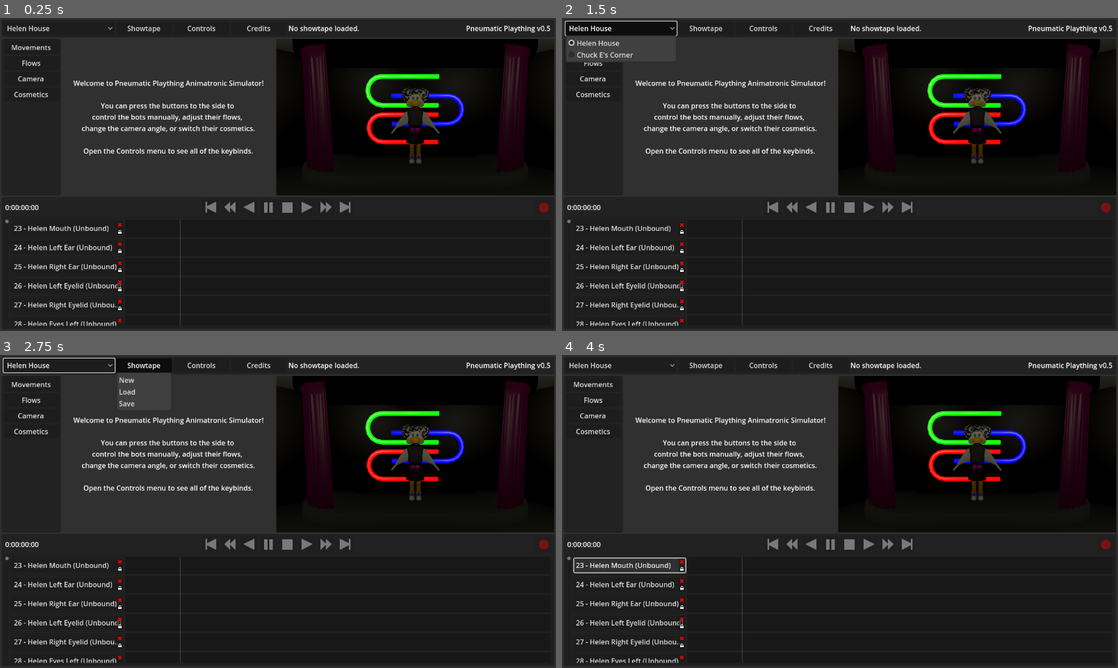
Above: before the commit, frames 1-4 (two rows, left to right).
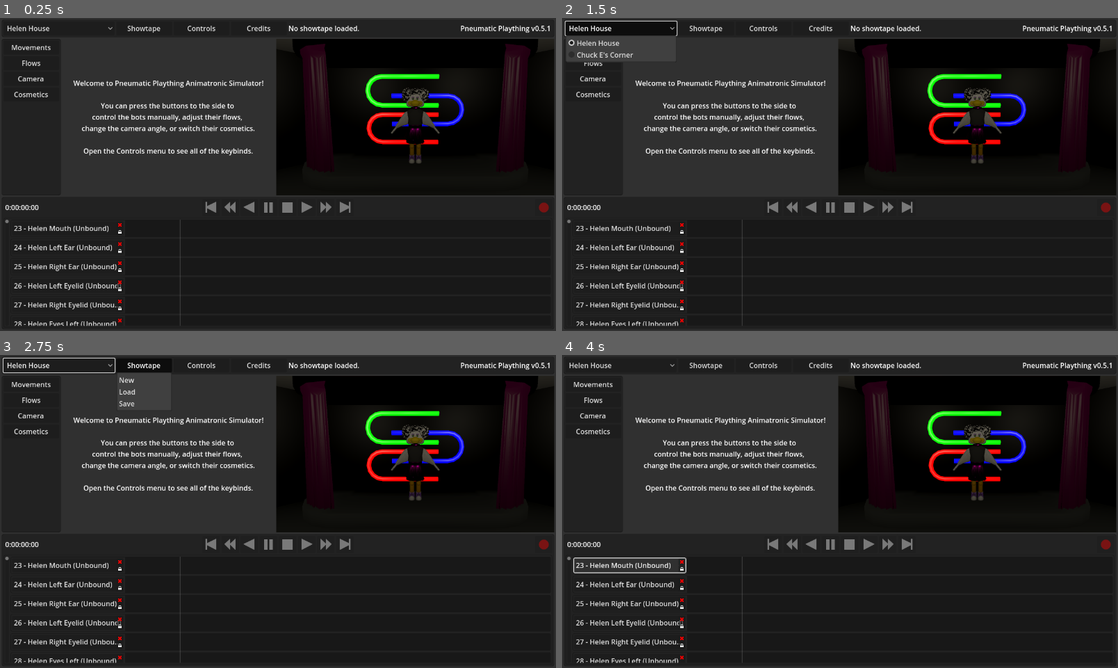
Above: after the commit, the same moments.

Repository: pizzaperp95/PneumaticPlaything
Game: Godot game, scene res://Scenes/GUI/EditorScreen.tscn
Same seed, same stepped clock (60 frames per second), same inputs: the game is played once before the commit and once after it.
Inputs (mouse positions are in pixels of both pictures, inside the frame that each line leads up to):
- Up to frame 1 (0.25 s): no input
- Up to frame 2 (1.5 s): click (684, 224) at 0.52 s; click "Helen House" at 1.25 s
- Up to frame 3 (2.75 s): click "Showtape" at 2 s
- Up to frame 4 (4 s): click "23 - Helen Mouth (Unbound)" at 2.75 s; click "Press a key to bind." at 3.5 s

The runs differ from the first frame. In frame 1, 0.2% of the frame differs, in the area x 82-99%, y 2-5%; in frame 2, 0.2%; in frame 3, 0.2%; in frame 4, 0.2%.

Commit message:
last v0.5.1 patches

Diff:
--- a/Scenes/GUI/EditorScreen.tscn
+++ b/Scenes/GUI/EditorScreen.tscn
@@ -247,7 +247,7 @@
 offset_bottom = 16.0
 grow_horizontal = 0
 grow_vertical = 2
-text = "Pneumatic Plaything v0.5"
+text = "Pneumatic Plaything v0.5.1"
 horizontal_alignment = 2
 vertical_alignment = 1
 
--- a/Scripts/EditorScreen.gd
+++ b/Scripts/EditorScreen.gd
@@ -621,14 +621,12 @@
 	update_time_label()
 
 func _on_record_button_toggled(toggled_on: bool) -> void:
-	var later_flag = false
 	if (playing):
-		_on_pause_button_pressed()
-		later_flag = true
+		# starting recording while playing causes issues
+		_on_stop_button_pressed()
 	recording = toggled_on
 	if (toggled_on): start_recording.emit()
 	else: end_recording.emit()
-	if (later_flag): _on_play_button_pressed()
 
 func _on_stop_button_pressed() -> void:
 	playing = false
@@ -658,21 +656,21 @@
 		for j in temp_data:
 			if (index_get_safe(i, temp_data[j])):
 				if (j <= 32):
-					frame_long_1 += 1 << (j&64)-1
+					frame_long_1 += 1 << (j&32)-1
 				elif (j <= 64):
-					frame_long_2 += 1 << (j&64)-1
+					frame_long_2 += 1 << (j&32)-1
 				elif (j <= 96):
-					frame_long_3 += 1 << (j&64)-1
+					frame_long_3 += 1 << (j&32)-1
 				elif (j <= 128):
-					frame_long_4 += 1 << (j&64)-1
+					frame_long_4 += 1 << (j&32)-1
 				elif (j <= 160):
-					frame_long_5 += 1 << (j&64)-1
+					frame_long_5 += 1 << (j&32)-1
 				elif (j <= 192):
-					frame_long_6 += 1 << (j&64)-1
+					frame_long_6 += 1 << (j&32)-1
 				elif (j <= 224):
-					frame_long_7 += 1 << (j&64)-1
+					frame_long_7 += 1 << (j&32)-1
 				elif (j <= 256):
-					frame_long_8 += 1 << (j&64)-1
+					frame_long_8 += 1 << (j&32)-1
 		write_out += (("%08X%08X%08X%08X%08X%08X%08X%08X,") % [frame_long_8, frame_long_7, frame_long_6, frame_long_5, frame_long_4, frame_long_3, frame_long_2, frame_long_1])
 	return write_out
 
@@ -713,9 +711,11 @@
 				check_frame_segment = frame_long_8
 			if ((check_frame_segment & int(pow(2, check_i))) >> check_i == 1):
 					er = true
+			$SequencerPanel/TimelinePanel/InvisibleMask/MovementRowsContainer.get_child(evil_glass.find(i)).forced_etchable = true
 			$SequencerPanel/TimelinePanel/InvisibleMask/MovementRowsContainer.get_child(evil_glass.find(i)).etching = er
 		step.emit(1)
 	for movement_row in $SequencerPanel/TimelinePanel/InvisibleMask/MovementRowsContainer.get_children():
+		movement_row.forced_etchable = false
 		movement_row.etching = false
 	end_recording.emit()
 	return_to_zero.emit()
--- a/Scripts/MovementRow.gd
+++ b/Scripts/MovementRow.gd
@@ -7,6 +7,7 @@
 @export var animatronic : String
 @export var movements : Array[bool]
 @export var etching: bool = false
+@export var forced_etchable: bool = false
 
 var in_flow : float = 1.0
 var out_flow : float = 1.0
@@ -54,8 +55,12 @@
 	if (out == null): return false
 	return out
 
+func check_if_erasing() -> bool:
+	if (forced_etchable): return true
+	return (!$LockButton.button_pressed) && key_binding.keycode != 0
+
 func _step(amount: int):
-	if (recording && !$LockButton.button_pressed):
+	if (recording && check_if_erasing()):
 		if (etching): set_at_current()
 		else: unset_at_current()
 	if (playing):
@@ -77,7 +82,6 @@
 
 func _erase_all() -> void:
 	_return_to_zero()
-	$LockButton.button_pressed = false
 	_on_clear_button_pressed()
 
 func _start_recording():
@@ -163,8 +167,8 @@
 		update_text()
 		return
 
-
 func _on_clear_button_pressed() -> void:
+	if ($LockButton.button_pressed): return
 	movements = []
 	for indicator in $MovementsBG/InvisibleMask/MovementsHandle.get_children():
 		indicator.queue_free()
--- a/project.godot
+++ b/project.godot
@@ -11,7 +11,7 @@
 [application]
 
 config/name="Pneumatic Plaything"
-config/version="v0.5"
+config/version="v0.5.1"
 run/main_scene="uid://oiehbor0dlqx"
 config/features=PackedStringArray("4.4", "GL Compatibility")
 boot_splash/show_image=false
Binary file changed: Models/3-Stage/3stHelen.glb
